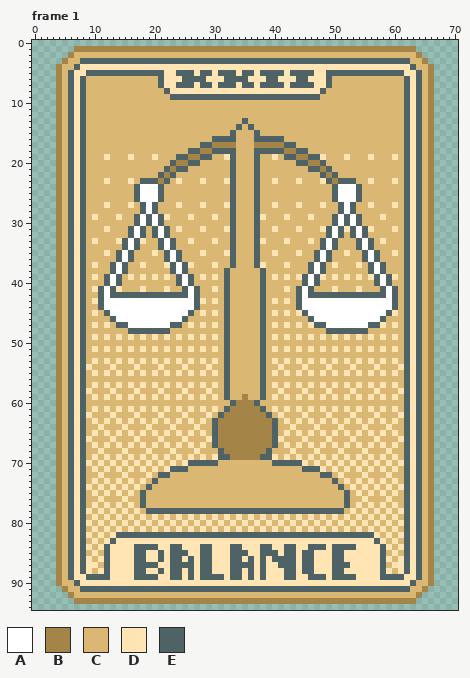
File history of a pixel-art file, art/aseprite/DuckItems.aseprite. The picture above is the old version.
71x95 pixels, 25 frames. Shown: frame 1. The commit also changed other frames, which this record leaves out.
Visible layers, top first: "Overlay", "Art", "Base".
Palette (. is transparent): A #ffffff  B #a58547  C #dab772  D #ffe5b4  E #4f6367
Pixels before, frame 1 (only the part around the change), first column x 19:
 0 .......................................
 1 BBBBBBBBBBBBBBBBBBBBBBBBBBBBBBBBBBBBBBB
 2 CCCCCCCCCCCCCCCCCCCCCCCCCCCCCCCCCCCCCCC
 3 EEEEEEEEEEEEEEEEEEEEEEEEEEEEEEEEEEEEEEE
 4 DDDDDDDDDDDDDDDDDDDDDDDDDDDDDDDDDDDDDDD
 5 EEEDDEEEDEEDEEEDEEDEEEEDEEEEDDEEEEEEEEE
 6 CCEDDDEEEEDDDEEEEDDDEEDDDEEDDDECCCCCCCC
 7 CCEDDEEEDEEDEEEDEEDEEEEDEEEEDDECCCCCCCC
 8 CCCEDDDDDDDDDDDDDDDDDDDDDDDDDECCCCCCCCC
 9 CCCCEEEEEEEEEEEEEEEEEEEEEEEEECCCCCCCCCC
10 CCCCCCCCCCCCCCCCCCCCCCCCCCCCCCCCCCCCCCC
11 CCCCCCCCCCCCCCCCCCCCCCCCCCCCCCCCCCCCCCC
Once edited:
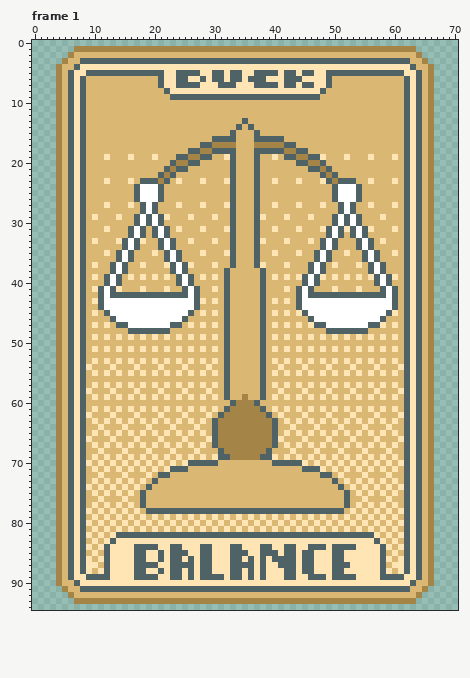
The edit:
Frame 1, layer "Overlay":
The author changed colour E to colour D in row 5 at x 28 to 29, 32, 35 to 36, 41 and 44; in row 6 at x 26 to 27, 32, 35, 39 to 40 and 45; in row 7 at x 28 to 29, 35 to 36, 41 and 44.
The author changed colour D to colour E in row 5 at x 27, 30, 34, 37 and 42; in row 6 at x 24, 30 to 31, 36 to 38 and 42 to 43; in row 7 at x 27, 37 and 42.
Changed places in both pictures, as pixel boxes (x1, y1, x2, y2):
changed: (176, 70, 308, 88)
